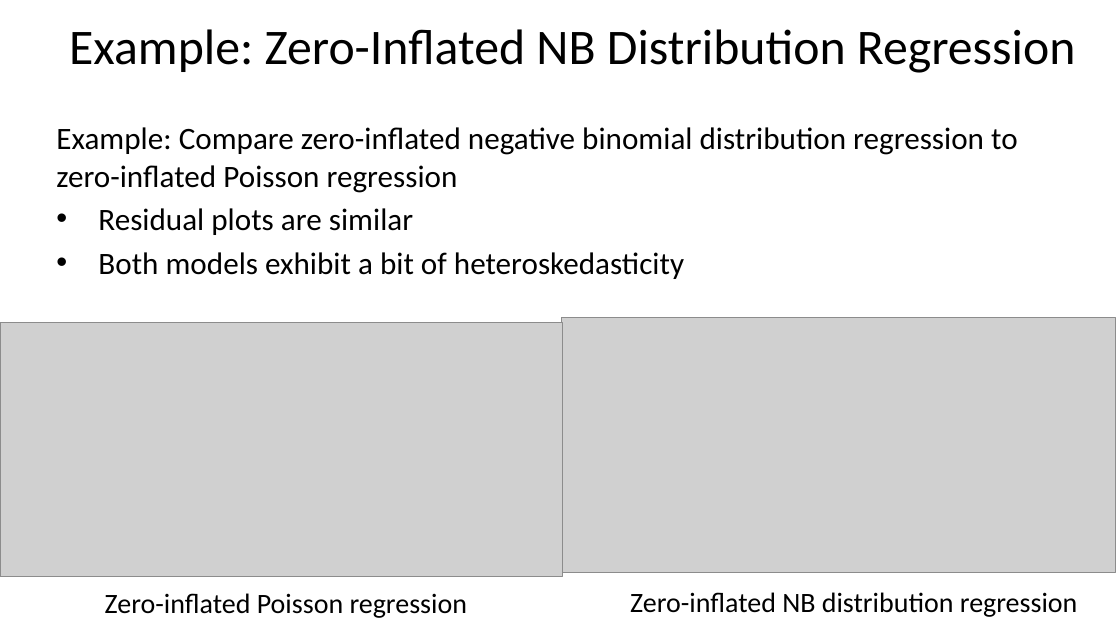
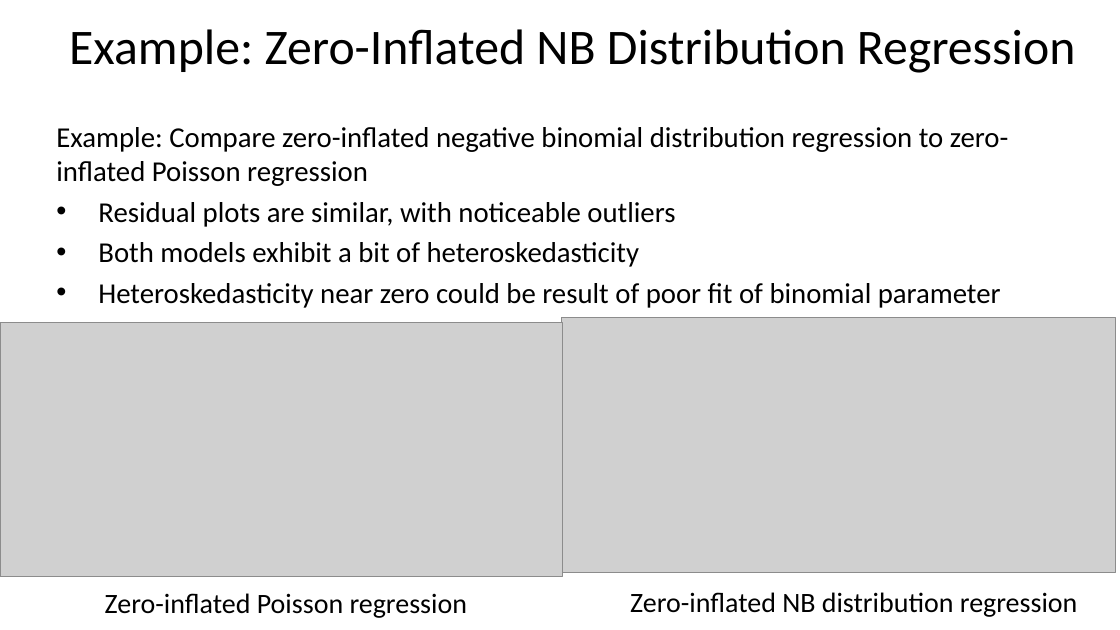
Before and after one commit to StephenElston/CSCI-E-83, a slide deck: slide 31 of LectureSlides/10b_ModelsFor OutliersAndOverdispersion.pptx. Drawn at 1120x630 pixels with LibreOffice and Linux fonts; fonts in the diff are those of the drawing; grey boxes stand for pictures. Boxes give left, top, right and bottom in pixels: in the first picture for what was removed or moved away, otherwise in the second. Text is boxed around its words. In the diff, an @@ line names an element or a change of style, - is before the commit and + after.

```diff
--- a/LectureSlides/10b_ModelsFor OutliersAndOverdispersion.pptx
+++ b/LectureSlides/10b_ModelsFor OutliersAndOverdispersion.pptx
@@ text at [56, 127, 1009, 267]: size 20 to 18.5 pt in "Example: Compare zero-inflated negative binomial distributio ...", "Both models exhibit a bit of heteroskedasticity" @@
@@ text at [98, 202, 675, 227]: text changed; size 20 to 18.5 pt @@
-• Residual plots are similar
+• Residual plots are similar, with noticeable outliers
@@ text at [98, 283, 1001, 308]: paragraph added @@
+• Heteroskedasticity near zero could be result of poor fit of binomial parameter
```
Also in this commit, not shown: 20 other slides changed, 1 slide added.
